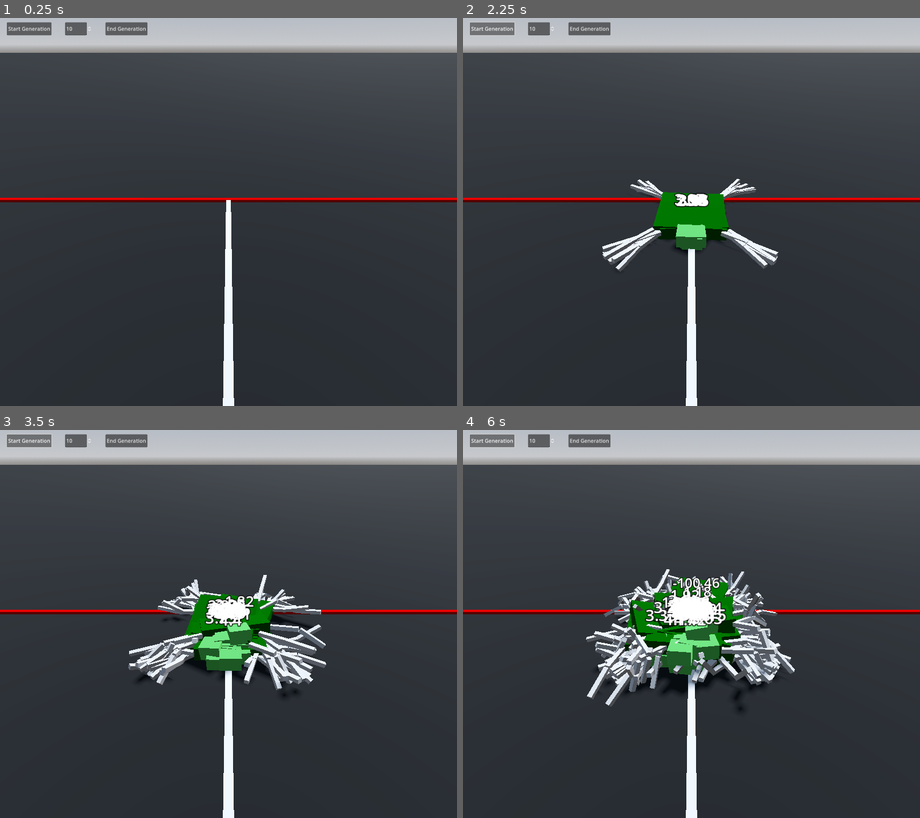
Above: before the commit, frames 1-4 (two rows, left to right).
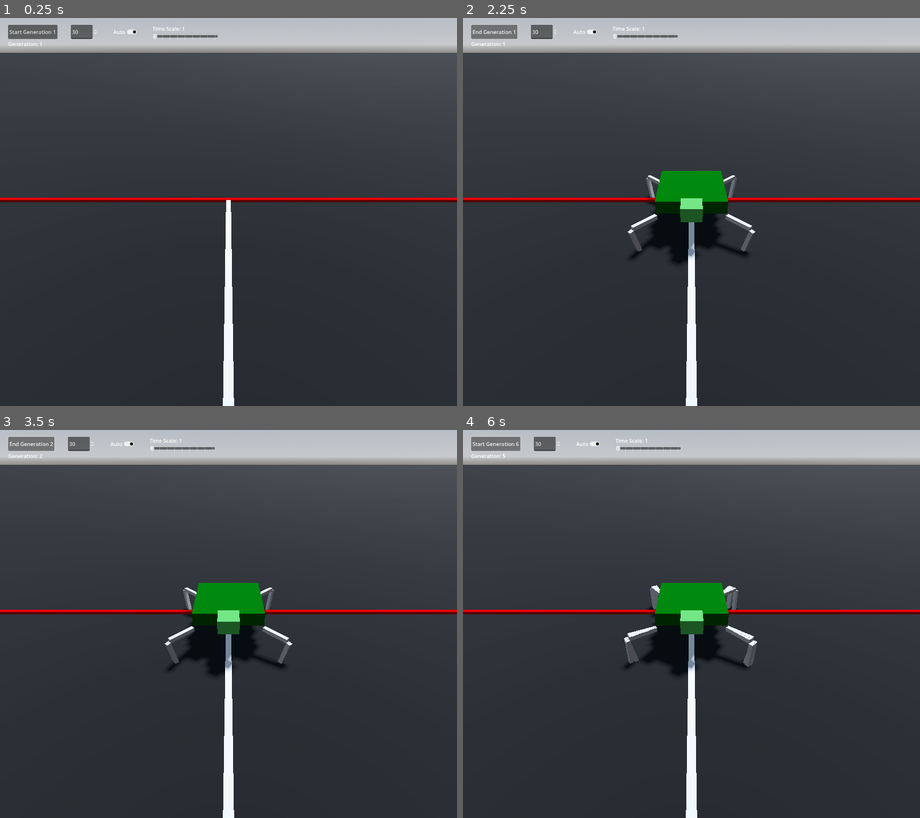
Above: after the commit, the same moments.

Repository: Ryan-Mirch/MaLeQ
Game: Godot game, scene res://Test.tscn
Two runs of this game, one before a commit and one after it. Both use one fixed random seed, a clock stepped at 60 frames per second and the inputs below.
Inputs (mouse positions are in pixels of both pictures, inside the frame that each line leads up to):
- Up to frame 1 (0.25 s): no input
- Up to frame 2 (2.25 s): click (590, 29) at 0.5 s, where only the run before the commit has a clickable "End Generation"; click (586, 33) at 1.25 s, where only the run after the commit has a clickable "Auto"; click (490, 29) at 2 s, where only the run before the commit has a clickable "Start Generation"
- Up to frame 3 (3.5 s): click (31, 445) at 2.75 s, where only the run after the commit has a clickable "End Generation 1"
- Up to frame 4 (6 s): click (494, 445) at 3.5 s, where only the run after the commit has a clickable "End Generation 2"; click (494, 445) at 4.25 s, where only the run after the commit has a clickable "End Generation 3"; click (494, 445) at 5 s, where only the run after the commit has a clickable "End Generation 4"; click (494, 445) at 5.75 s, where only the run after the commit has a clickable "End Generation 5"

The runs differ from the first frame. In frame 1, 0.9% of the frame differs, in the area x 1-48%, y 1-8%; in frame 2, 5.3%; in frame 3, 7.5%; in frame 4, 9.8%, in the area x 1-73%, y 1-73%.
Error before the commit: Invalid access of index '0' on a base object of type: 'Array'. (res://Manager.gd:59)

Commit message:
fixes

Diff:
--- a/Body.gd
+++ b/Body.gd
@@ -11,17 +11,14 @@
 var loopTimer = 0
 var index = 0
 
-const MIN_VEL = -3
-const MAX_VEL = 3
-const ARRAY_LENGTH = 20
+
 
 var data = {}
-
+var running = false
 
 # Called when the node enters the scene tree for the first time.
 func _ready() -> void:
-	Engine.set_time_scale(1)
-	initialize_data_with_random_numbers()
+	pass
 
 # Called every frame. 'delta' is the elapsed time since the previous frame.
 func _process(delta: float) -> void:
@@ -29,8 +26,10 @@
 
 
 func _physics_process(delta: float) -> void:
+	if !running: return
+
 	loopTimer += delta
-	if loopTimer > 0.05:
+	if loopTimer > 0.2:
 		loopTimer = 0
 		loop()
 
@@ -46,9 +45,9 @@
 	leg4.set_tibia_velocity(data["Leg4Tibia"][index])
 
 	index += 1
-	if index >= ARRAY_LENGTH: index = 0
+	if index >= Manager.ARRAY_LENGTH: index = 0
 
-func initialize_data_with_random_numbers() -> void:
+func randomize_data() -> void:
 	data.clear()
 
 	data["Leg1Femur"] = []
@@ -60,9 +59,9 @@
 	data["Leg3Tibia"] = []
 	data["Leg4Tibia"] = []
 
-	for i in ARRAY_LENGTH:
+	for i in Manager.ARRAY_LENGTH:
 		for key in data.keys():
-			data[key].append(randf_range(MIN_VEL,MAX_VEL))
+			data[key].append(randf_range(Manager.MIN_VEL,Manager.MAX_VEL))
 
 
 func calculate_fitness() -> float:
@@ -75,4 +74,7 @@
 
 	if distanceTraveled < 0: fitness -= 100
 
-	return fitness
+	return snapped(fitness,0.01)
+
+func is_survivor():
+	$AnimationPlayer.play("survivor")
--- a/Leg.tscn
+++ b/Leg.tscn
@@ -26,12 +26,11 @@
 node_a = NodePath("../..")
 node_b = NodePath("..")
 solver_priority = 2
-params/bias = 0.99
+exclude_nodes_from_collision = false
 angular_limit/enable = true
-angular_limit/bias = 0.99
 motor/enable = true
 motor/target_velocity = 0.0
-motor/max_impulse = 500.0
+motor/max_impulse = 100.0
 
 [node name="MeshInstance3D" type="MeshInstance3D" parent="."]
 transform = Transform3D(1, 0, 0, 0, 1, 0, 0, 0, 1, 0, 0.015, 0.1)
@@ -42,7 +41,7 @@
 shape = SubResource("BoxShape3D_3j8mr")
 
 [node name="Tibia" type="RigidBody3D" parent="."]
-transform = Transform3D(1, 0, 0, 7.10543e-15, 1, 3.90799e-14, 0, -2.84217e-14, 1, 0, 0, 0.2)
+transform = Transform3D(1, 0, 0, -3.10588e-22, -4.37114e-08, -1, 7.10543e-15, 1, -4.37113e-08, 0, 0, 0.2)
 collision_layer = 0
 mass = 0.2
 continuous_cd = true
@@ -57,13 +56,11 @@
 shape = SubResource("BoxShape3D_f16oe")
 
 [node name="HingeJoint3D" type="HingeJoint3D" parent="Tibia"]
-transform = Transform3D(8.9407e-08, 6.18172e-08, 1, 1, -3.42191e-07, -8.9407e-08, 3.42191e-07, 1, -6.18172e-08, 0, 0, 0)
+transform = Transform3D(-4.37114e-08, 0, 1, 0, 1, 0, -1, 0, -4.37114e-08, 0, 0, 0)
 node_a = NodePath("../..")
 node_b = NodePath("..")
-params/bias = 0.99
+exclude_nodes_from_collision = false
 angular_limit/enable = true
-angular_limit/upper = 0.959931
-angular_limit/lower = -2.35619
-angular_limit/bias = 0.99
+angular_limit/lower = -0.174533
 motor/enable = true
-motor/max_impulse = 500.0
+motor/max_impulse = 300.0
--- a/Manager.gd
+++ b/Manager.gd
@@ -1,16 +1,27 @@
 extends CanvasLayer
 
-@onready var generationQuantitySpinBox = $"HBoxContainer/Generation Quantity" as SpinBox
+@onready var generationQuantitySpinBox = %"Generation Quantity" as SpinBox
+@onready var generationLabel = %"Generation Label" as Label
+@onready var continueButton = %Continue as Button
+@onready var autoCheckButton = %Auto as CheckButton
+@onready var timeScaleLabel = %"Time Scale Label" as Label
 
 const QUADRUPED_SCENE = preload("res://Quadruped.tscn")
-const SURVIVORS_KEPT = 2
+const SURVIVORS_USED = 3
+const MIN_VEL = -2.5
+const MAX_VEL = 2.5
+const ARRAY_LENGTH = 7
+const GENERATION_TIME = 20
 
-var activeQuadrupeds = []
-var survivors = []
+var currentQuadrupeds = []
+var previousQuadrupeds = []
+
+var generation = 1
+var generationRunning = false
 
 # Called when the node enters the scene tree for the first time.
 func _ready() -> void:
-	pass # Replace with function body.
+	pass
 
 
 # Called every frame. 'delta' is the elapsed time since the previous frame.
@@ -18,45 +29,81 @@
 	pass
 
 
-func _on_start_generation_pressed() -> void:
-	for i in generationQuantitySpinBox.value:
-		var quadrupedInstance = QUADRUPED_SCENE.instantiate()
-		get_tree().root.add_child(quadrupedInstance)
-		quadrupedInstance.position = Vector3(0,0.5,0.3)
-		quadrupedInstance.rotation.y = deg_to_rad(90)
-		quadrupedInstance.name = "Maleq - " + str(i)
-		activeQuadrupeds.append(quadrupedInstance)
+func start_generation() -> void:
+	if autoCheckButton.button_pressed:
+		get_tree().create_timer(GENERATION_TIME).timeout.connect(end_generation)
+
+	generationRunning = true
+	continueButton.text = "End Generation " + str(generation)
+
+	if generation == 1:
+		for i in generationQuantitySpinBox.value:
+			var quadrupedInstance = QUADRUPED_SCENE.instantiate()
+			quadrupedInstance.name = "Maleq - " + str(i)
+			quadrupedInstance.randomize_data()
+			currentQuadrupeds.append(quadrupedInstance)
+
+	else:
+		for i in SURVIVORS_USED:
+			var quadrupedInstance = QUADRUPED_SCENE.instantiate()
+			quadrupedInstance.data = previousQuadrupeds[i].data
+			currentQuadrupeds.append(quadrupedInstance)
 
 
-func _on_end_generation_pressed() -> void:
+		var babies = []
+		for i in generationQuantitySpinBox.value - SURVIVORS_USED:
+			var newBaby = create_baby(previousQuadrupeds[randi_range(0,SURVIVORS_USED-1)], previousQuadrupeds[randi_range(0,SURVIVORS_USED-1)])
+			mutate(newBaby,randf_range(0.1,0.2),randf_range(0.3,1))
+			babies.append(newBaby)
+
+		currentQuadrupeds.append_array(babies)
+
+		for q in previousQuadrupeds:
+			q.queue_free()
+		previousQuadrupeds.clear()
+
+
+	for q in currentQuadrupeds:
+		q.position = Vector3(0,0.65,0.3)
+		q.rotation.y = deg_to_rad(90)
+		get_tree().root.add_child(q)
+		q.running = true
+
+	generationLabel.text = "Generation: " + str(generation)
+
+
+
+func end_generation() -> void:
+	if autoCheckButton.button_pressed:
+		get_tree().create_timer(0.5).timeout.connect(start_generation)
+
+	generation += 1
+	generationRunning = false
+	continueButton.text = "Start Generation " + str(generation)
+
 	#Freeze everything
-	for q in activeQuadrupeds:
+	for q in currentQuadrupeds:
 		q.freeze = true
 
+	for q in currentQuadrupeds:
+		previousQuadrupeds.append(q)
+
+	currentQuadrupeds.clear()
+
+
 	#Sort based on fitness
-	activeQuadrupeds.sort_custom(_sort_by_fitness)
+	previousQuadrupeds.sort_custom(_sort_by_fitness)
+
+	for q in previousQuadrupeds:
+		q.visible = false
+
+	for i in SURVIVORS_USED:
+		previousQuadrupeds[i].visible = true
 
 	#Print fitness levels
-	for q in activeQuadrupeds:
+	for q in previousQuadrupeds:
 		print(q.name + ": " + str(q.calculate_fitness()))
 
-	#Keeping survivors
-	for q in activeQuadrupeds:
-		q = q as Quadruped
-		q.fitnessLabel.text = str(snapped(q.calculate_fitness(),0.01))
-		survivors.append(q)
-
-		if survivors.size() >= SURVIVORS_KEPT:
-			break
-
-	#Destroying non-survivors
-	for q in activeQuadrupeds:
-		if !survivors.has(q):
-			q.queue_free()
-
-	activeQuadrupeds.clear()
-
-	create_baby(survivors[0], survivors[1])
 
 
 func _sort_by_fitness(q1, q2) -> bool:
@@ -64,8 +111,7 @@
 
 
 func create_baby(q1: Quadruped, q2: Quadruped) -> Quadruped:
-	var arrayLength = q1.ARRAY_LENGTH
-	var splicePoint = randi_range(arrayLength*0.25, arrayLength*0.75)
+	var arrayLength = ARRAY_LENGTH
 	var newData = {
 	"Leg1Femur"=[],
 	"Leg2Femur"=[],
@@ -78,18 +124,30 @@
 	}
 
 	for i in arrayLength:
-		if i < splicePoint:
-			for key in q1.data.keys():
-				newData[key].append(q1.data[key][i])
-		else:
-			for key in q2.data.keys():
-				newData[key].append(q2.data[key][i])
+		for key in q1.data.keys():
+			newData[key].append((q1.data[key][i] * q2.data[key][i])/2)
 
-	print("Splice Point: " + str(splicePoint))
-	print(q1.data["Leg1Femur"])
-	print(q2.data["Leg1Femur"])
-	print(newData["Leg1Femur"])
 
 	var baby = QUADRUPED_SCENE.instantiate()
 	baby.data = newData
 	return baby
+
+func mutate(q: Quadruped, frequency: float, strength: float = 1) -> void:
+	var mutatedData = q.data
+
+	for key in mutatedData.keys():
+		for i in ARRAY_LENGTH:
+			if(randf() > frequency):
+				var mutateTarget = randf_range(MIN_VEL, MAX_VEL)
+				mutatedData[key][i] = lerp(mutatedData[key][i], mutateTarget, randf_range(min(0.2,strength),strength))
+
+
+func _on_continue_pressed() -> void:
+	if generationRunning: end_generation()
+	else: start_generation()
+
+
+
+func _on_time_scale_slider_value_changed(value: float) -> void:
+	Engine.set_time_scale(value)
+	timeScaleLabel.text = "Time Scale: " + str(value)
--- a/Quadruped.tscn
+++ b/Quadruped.tscn
@@ -6,49 +6,55 @@
 [sub_resource type="BoxMesh" id="BoxMesh_3413e"]
 size = Vector3(0.5, 0.1, 0.5)
 
-[sub_resource type="ORMMaterial3D" id="ORMMaterial3D_prsq0"]
-albedo_color = Color(0.0745098, 0.4, 0.0823529, 1)
+[sub_resource type="ORMMaterial3D" id="ORMMaterial3D_eppmq"]
+albedo_color = Color(0.0627451, 0.439216, 0.121569, 1)
 
-[sub_resource type="ORMMaterial3D" id="ORMMaterial3D_lfm2c"]
+[sub_resource type="BoxMesh" id="BoxMesh_kjlqy"]
+size = Vector3(0.5, 0.1, 0.5)
+
+[sub_resource type="ORMMaterial3D" id="ORMMaterial3D_xmvpr"]
 albedo_color = Color(0.407843, 0.819608, 0.407843, 1)
+emission = Color(0.737255, 0.737255, 0.737255, 1)
+emission_energy_multiplier = 3.13
 
 [sub_resource type="BoxShape3D" id="BoxShape3D_4ayf3"]
 size = Vector3(0.5, 0.1, 0.5)
 
 [node name="MaLeQ" type="RigidBody3D"]
 transform = Transform3D(1, 0, 0, 0, 1, 0, 0, 0, 1, 0, 0.593989, 0)
-collision_layer = 2
+collision_layer = 0
 mass = 0.1
 script = ExtResource("1_lm7nj")
 
 [node name="Body Mesh" type="MeshInstance3D" parent="."]
 transform = Transform3D(1, 0, 1.46028e-29, 0, 1, -1.27662e-36, 0, -3.34075e-22, 1, 4.37113e-09, 0.05, -2.18557e-09)
 mesh = SubResource("BoxMesh_3413e")
-surface_material_override/0 = SubResource("ORMMaterial3D_prsq0")
+surface_material_override/0 = SubResource("ORMMaterial3D_eppmq")
 
 [node name="Head Mesh" type="MeshInstance3D" parent="."]
 transform = Transform3D(0.27562, 0, 0, 0, 1, 8.88178e-16, 0, -3.34075e-22, 0.288016, -0.31093, 0.0713567, -1.25125e-09)
-mesh = SubResource("BoxMesh_3413e")
-surface_material_override/0 = SubResource("ORMMaterial3D_lfm2c")
+mesh = SubResource("BoxMesh_kjlqy")
+surface_material_override/0 = SubResource("ORMMaterial3D_xmvpr")
 
 [node name="CollisionShape3D" type="CollisionShape3D" parent="."]
 transform = Transform3D(1, 0, 0, 0, 1, -1.67037e-22, 0, -1.67037e-22, 1, 4.37113e-09, 0.05, -2.18557e-09)
 shape = SubResource("BoxShape3D_4ayf3")
 
 [node name="Leg1" parent="." instance=ExtResource("2_u5xlj")]
-transform = Transform3D(0.707107, 1.42109e-14, 0.707107, 4.9738e-14, 1, 7.10543e-15, -0.707107, 3.90799e-14, 0.707107, 0.25, 0.05, 0.25)
+transform = Transform3D(0.707107, 1.42109e-14, 0.707107, 4.9738e-14, 1, 7.10543e-15, -0.707107, 3.90799e-14, 0.707107, 0.25, -0.0384823, 0.25)
 
 [node name="Leg2" parent="." instance=ExtResource("2_u5xlj")]
-transform = Transform3D(-0.707106, 1.31134e-07, 0.707106, 1.23634e-07, 1, -6.18172e-08, -0.707106, 4.37114e-08, -0.707106, 0.25, 0.0500004, -0.25)
+transform = Transform3D(-0.707106, 1.31134e-07, 0.707106, 1.23634e-07, 1, -6.18172e-08, -0.707106, 4.37114e-08, -0.707106, 0.25, -0.0384819, -0.25)
 
 [node name="Leg3" parent="." instance=ExtResource("2_u5xlj")]
-transform = Transform3D(-0.707106, 1.74845e-07, -0.707106, 1.85452e-07, 1, 6.18172e-08, 0.707106, -8.74227e-08, -0.707106, -0.25, 0.05, -0.25)
+transform = Transform3D(-0.707106, 1.74845e-07, -0.707106, 1.85452e-07, 1, 6.18172e-08, 0.707106, -8.74227e-08, -0.707106, -0.25, -0.0384823, -0.25)
 
 [node name="Leg4" parent="." instance=ExtResource("2_u5xlj")]
-transform = Transform3D(0.707106, 4.37113e-08, -0.707107, 6.18173e-08, 1, 1.23634e-07, 0.707107, -1.31134e-07, 0.707106, -0.25, 0.0499998, 0.25)
+transform = Transform3D(0.707106, 4.37113e-08, -0.707107, 6.18173e-08, 1, 1.23634e-07, 0.707107, -1.31134e-07, 0.707106, -0.25, -0.0384825, 0.25)
 
 [node name="Fitness" type="Label3D" parent="."]
 transform = Transform3D(1, 0, 0, 0, 1, 0, 0, -3.34075e-22, 1, -1.62391e-08, 0.190325, 8.11956e-09)
+visible = false
 billboard = 1
 no_depth_test = true
 font_size = 24
--- a/Test.tscn
+++ b/Test.tscn
@@ -74,27 +74,55 @@
 [node name="Manager" type="CanvasLayer" parent="."]
 script = ExtResource("4_cbuu0")
 
-[node name="HBoxContainer" type="HBoxContainer" parent="Manager"]
-offset_left = 21.0
-offset_top = 22.0
-offset_right = 452.0
-offset_bottom = 62.0
+[node name="VBoxContainer" type="VBoxContainer" parent="Manager"]
+offset_left = 25.0
+offset_top = 30.0
+offset_right = 456.0
+offset_bottom = 91.0
+
+[node name="HBoxContainer" type="HBoxContainer" parent="Manager/VBoxContainer"]
+layout_mode = 2
 theme_override_constants/separation = 41
 
-[node name="Start Generation" type="Button" parent="Manager/HBoxContainer"]
+[node name="Continue" type="Button" parent="Manager/VBoxContainer/HBoxContainer"]
+unique_name_in_owner = true
 layout_mode = 2
-text = "Start Generation
-"
+text = "Start Generation 1"
 
-[node name="Generation Quantity" type="SpinBox" parent="Manager/HBoxContainer"]
+[node name="Generation Quantity" type="SpinBox" parent="Manager/VBoxContainer/HBoxContainer"]
+unique_name_in_owner = true
 layout_mode = 2
 max_value = 1000.0
-value = 10.0
+value = 30.0
 
-[node name="End Generation" type="Button" parent="Manager/HBoxContainer"]
+[node name="Auto" type="CheckButton" parent="Manager/VBoxContainer/HBoxContainer"]
+unique_name_in_owner = true
 layout_mode = 2
-text = "End Generation
-"
+button_pressed = true
+text = "Auto"
 
-[connection signal="pressed" from="Manager/HBoxContainer/Start Generation" to="Manager" method="_on_start_generation_pressed"]
-[connection signal="pressed" from="Manager/HBoxContainer/End Generation" to="Manager" method="_on_end_generation_pressed"]
+[node name="VBoxContainer" type="VBoxContainer" parent="Manager/VBoxContainer/HBoxContainer"]
+layout_mode = 2
+
+[node name="Time Scale Label" type="Label" parent="Manager/VBoxContainer/HBoxContainer/VBoxContainer"]
+unique_name_in_owner = true
+layout_mode = 2
+text = "Time Scale: 1"
+
+[node name="Time Scale Slider" type="HSlider" parent="Manager/VBoxContainer/HBoxContainer/VBoxContainer"]
+custom_minimum_size = Vector2(200, 0)
+layout_mode = 2
+min_value = 1.0
+max_value = 3.0
+step = 0.1
+value = 1.0
+tick_count = 9
+ticks_on_borders = true
+
+[node name="Generation Label" type="Label" parent="Manager/VBoxContainer"]
+unique_name_in_owner = true
+layout_mode = 2
+text = "Generation: 1"
+
+[connection signal="pressed" from="Manager/VBoxContainer/HBoxContainer/Continue" to="Manager" method="_on_continue_pressed"]
+[connection signal="value_changed" from="Manager/VBoxContainer/HBoxContainer/VBoxContainer/Time Scale Slider" to="Manager" method="_on_time_scale_slider_value_changed"]
--- a/free_look_camera.gd
+++ b/free_look_camera.gd
@@ -9,6 +9,8 @@
 @export var min_speed : float = 0.2
 
 @onready var _velocity = default_velocity
+
+
 
 func _input(event):
 	if not current:
--- a/project.godot
+++ b/project.godot
@@ -15,6 +15,10 @@
 config/features=PackedStringArray("4.0", "Mobile")
 config/icon="res://icon.svg"
 
+[autoload]
+
+Manager="*res://Manager.gd"
+
 [display]
 
 window/size/viewport_width=1400
@@ -28,7 +32,7 @@
 [physics]
 
 3d/physics_engine="GodotPhysics3D"
-3d/solver/solver_iterations=1024
+3d/solver/solver_iterations=500
 
 [rendering]
 
Not shown: 1 places in Quadruped.tscn that only renumber resources
